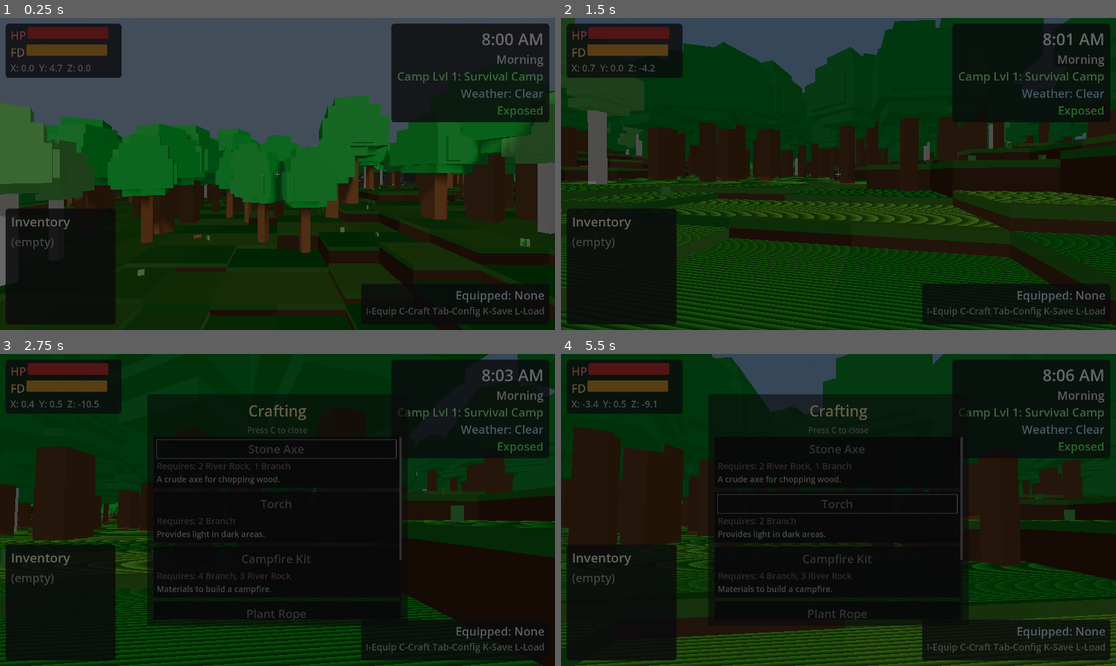
Above: before the commit, frames 1-4 (two rows, left to right).
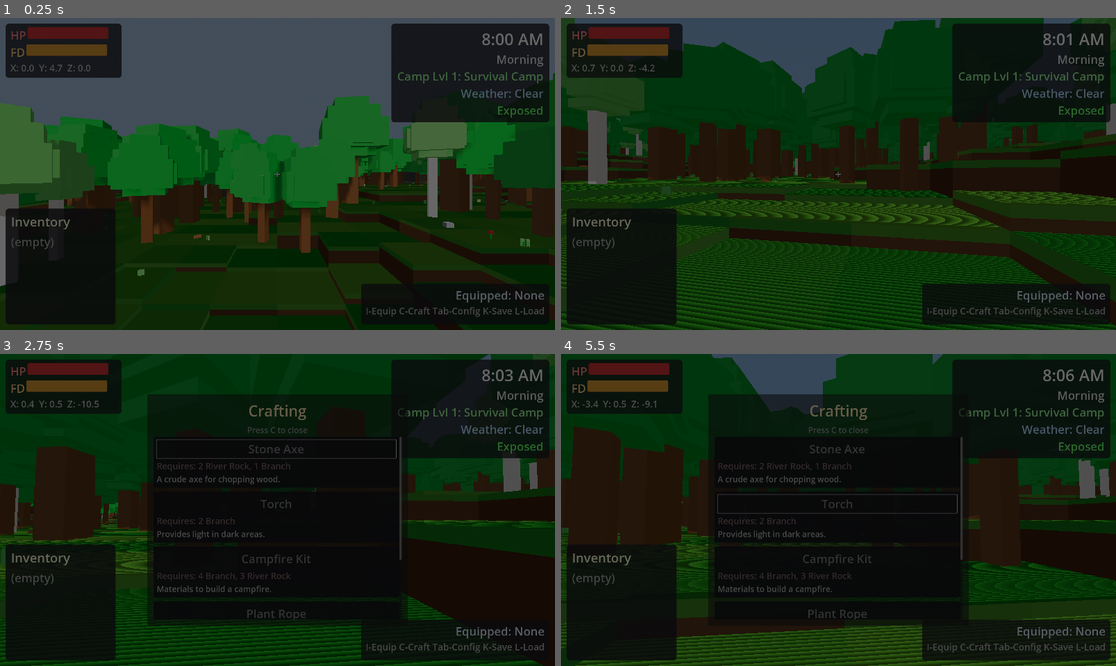
Above: after the commit, the same moments.

Repository: adchamberlain/into-the-wild
Game: Godot game, scene res://scenes/main.tscn
Two runs of this game, one before a commit and one after it. Both use one fixed random seed, a clock stepped at 60 frames per second and the inputs below.
Inputs (mouse positions are in pixels of both pictures, inside the frame that each line leads up to):
- Up to frame 1 (0.25 s): no input
- Up to frame 2 (1.5 s): tap Enter at 0.5 s; move the mouse to (866, 174) at 0.52 s; hold F (eat) 0.53-1.28 s; hold W (move_forward) from 0.53 s (still down); click (866, 174) at 0.67 s; tap Space (jump) at 0.77 s; move the mouse to (810, 174) at 1.27 s; tap E (interact) at 1.35 s
- Up to frame 3 (2.75 s): keep holding W (move_forward); tap Space (jump) at 1.52 s; move the mouse to (288, 503) at 2.02 s; hold C (open_crafting) from 2.03 s (still down)
- Up to frame 4 (5.5 s): release W (move_forward) at 2.75 s; release C (open_crafting) at 2.75 s; drag from (810, 572) to (672, 463) at 2.77 s; move the mouse to (1005, 556) at 3.52 s; hold A (move_left) 3.53-4.25 s; hold Q (unequip) 3.53-4.25 s; tap Space (jump) at 3.77 s; drag from (672, 463) to (755, 432) at 4.27 s; move the mouse to (866, 510) at 5.02 s; hold S (move_backward) from 5.03 s (still down); tap 1 at 5.1 s; click (866, 510) at 5.17 s

The runs differ from the first frame. In frame 1, 6.1% of the frame differs, in the area x 61-100%, y 17-71%; in frame 2, 1.2%; in frame 3, 1.8%; in frame 4, 1.2%.

Commit message:
Fix rivers flowing through spawn area
- Rivers now start 50+ units from spawn (was 30)
- River path generation avoids 40-unit spawn exclusion zone
- Increased pond buffer to 15 units (was 10)
- Directions toward spawn heavily penalized in pathfinding

This prevents the overlapping water surfaces seen at spawn.

Co-Authored-By: Claude Opus 4.5 <noreply@anthropic.com>

Diff:
--- a/scripts/world/chunk_manager.gd
+++ b/scripts/world/chunk_manager.gd
@@ -405,8 +405,8 @@
 			river_rng.randf_range(-world_extent, world_extent)
 		)
 
-		# Must start away from camp (reduced from 40 to 30)
-		if source.length() < 30.0:
+		# Must start well away from camp/spawn area
+		if source.length() < 50.0:
 			continue
 
 		var source_region: RegionType = get_region_at(source.x, source.y)
@@ -458,6 +458,7 @@
 	var segment_length: float = 18.0
 	var max_segments: int = 10
 	var direction: Vector2 = Vector2.ZERO
+	var spawn_exclusion_radius: float = 40.0  # Keep rivers away from spawn area
 
 	for _i in range(max_segments):
 		# Sample heights in multiple directions to find downhill
@@ -473,6 +474,10 @@
 			# Prefer lower terrain with slight randomness
 			test_height += rng.randf_range(-1.0, 1.0)
 
+			# Strongly penalize directions toward spawn
+			if test_pos.length() < spawn_exclusion_radius:
+				test_height += 100.0  # Make this direction very unattractive
+
 			if test_height < lowest_height:
 				lowest_height = test_height
 				best_dir = test_dir
@@ -486,10 +491,14 @@
 
 		var next_pos: Vector2 = current + best_dir * segment_length + perp * curve_offset
 
-		# Don't get too close to water bodies
+		# Don't enter spawn exclusion zone
+		if next_pos.length() < spawn_exclusion_radius:
+			continue
+
+		# Don't get too close to water bodies (ponds/lakes)
 		var near_water: bool = false
 		for body in water_bodies:
-			if next_pos.distance_to(body["center"]) < body["radius"] + 10.0:
+			if next_pos.distance_to(body["center"]) < body["radius"] + 15.0:
 				near_water = true
 				break
 		if near_water:
